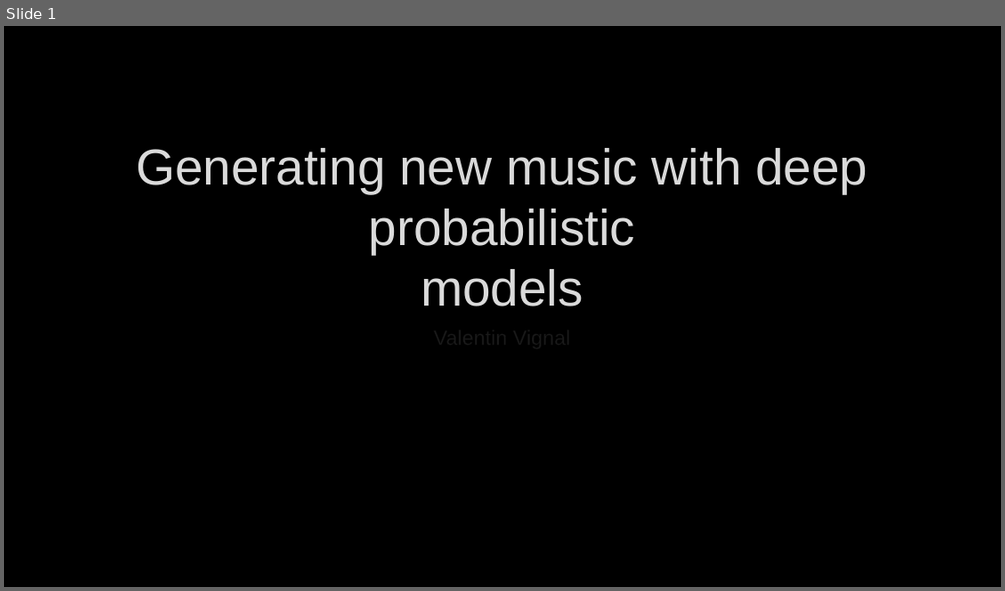
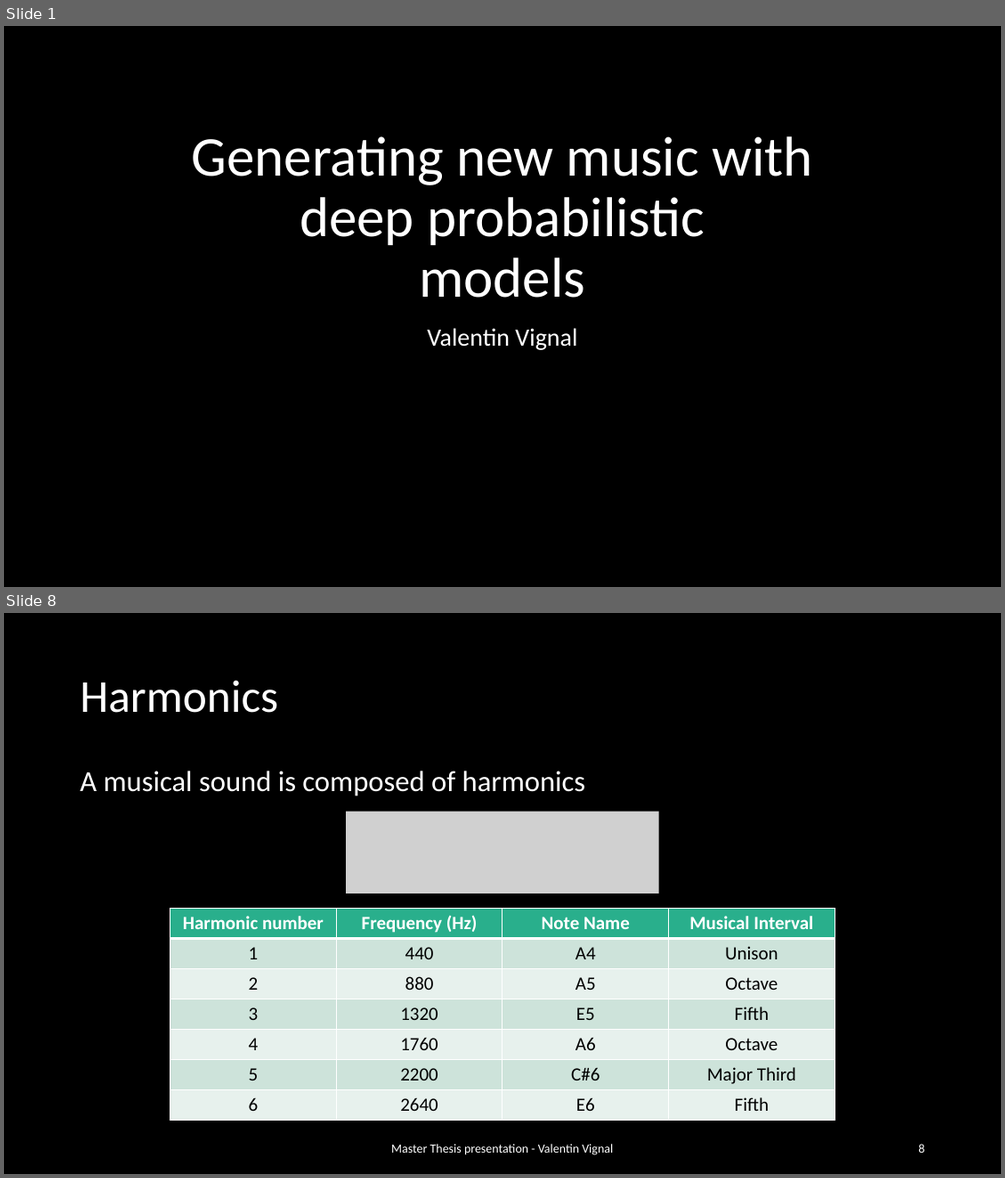
Before and after one commit to ValentinVignal/Dissertation-Report, a slide deck: Presentation/Presentation.pptx. Shown one above the other, each under a label of ours: slide 1 before the commit, slides 1 and 8 after it; the slides between them are not shown. The pictures are 1005x591 and 1005x1178 pixels, drawn with LibreOffice and Linux fonts; fonts in the diff are those of the drawing; grey boxes stand for pictures; background and template pictures are left out. Boxes give left, top, right and bottom in pixels: in the first picture for what was removed or moved away, otherwise in the second. Text is boxed around its words. In the diff, an @@ line names an element or a change of style, - is before the commit and + after.

```diff
--- a/Presentation/Presentation.pptx
+++ b/Presentation/Presentation.pptx
@@ slide 8 added at bbox=[4, 613, 1001, 1174], background #000000 @@
@@ title added at bbox=[80, 680, 278, 713], 44 pt, text #FFFFFF @@
+Harmonics
@@ text added at bbox=[80, 771, 586, 796], 28 pt, text #FFFFFF @@
+A musical sound is composed of harmonics
@@ picture added at bbox=[346, 811, 659, 893] @@
@@ table added at bbox=[170, 908, 834, 1120], 7 rows, 4 columns @@
+Harmonic number | Frequency (Hz) | Note Name | Musical Interval
+1 | 440 | A4 | Unison
+2 | 880 | A5 | Octave
+3 | 1320 | E5 | Fifth
+4 | 1760 | A6 | Octave
+5 | 2200 | C#6 | Major Third
+6 | 2640 | E6 | Fifth
@@ text added at bbox=[391, 1143, 613, 1155], 12 pt, text #FFFFFF @@
+Master Thesis presentation - Valentin Vignal
@@ page number added at bbox=[918, 1143, 924, 1152], 12 pt, text #FFFFFF @@
+8
@@ slide 1 changed as well @@
@@ title "Generating new music with deep ...": place and size @@
-title "Generating new music with deep ..." at bbox=[136, 148, 867, 306]
+title "Generating new music with deep ..." at bbox=[192, 136, 813, 297]
@@ title "Generating new music with deep ..." at bbox=[192, 136, 813, 297]: size 48.6 to 54 pt, font Arial to Calibri, text colour #DADADA to #FFFFFF, letter outline #404040 0.75 pt to none; line spacing 1 to 0.9 @@
@@ subtitle "Valentin Vignal": place and size @@
-subtitle "Valentin Vignal" at bbox=[116, 321, 888, 407]
+subtitle "Valentin Vignal" at bbox=[427, 328, 577, 350]
@@ subtitle "Valentin Vignal" at bbox=[427, 328, 577, 350]: size 20 to 24 pt, font Arial to Calibri, letter outline #404040 0.75 pt to none; line spacing 1 to 0.9 @@
```
Also in this commit, not shown: 29 other slides added, 1 slide removed, 15 other files.
